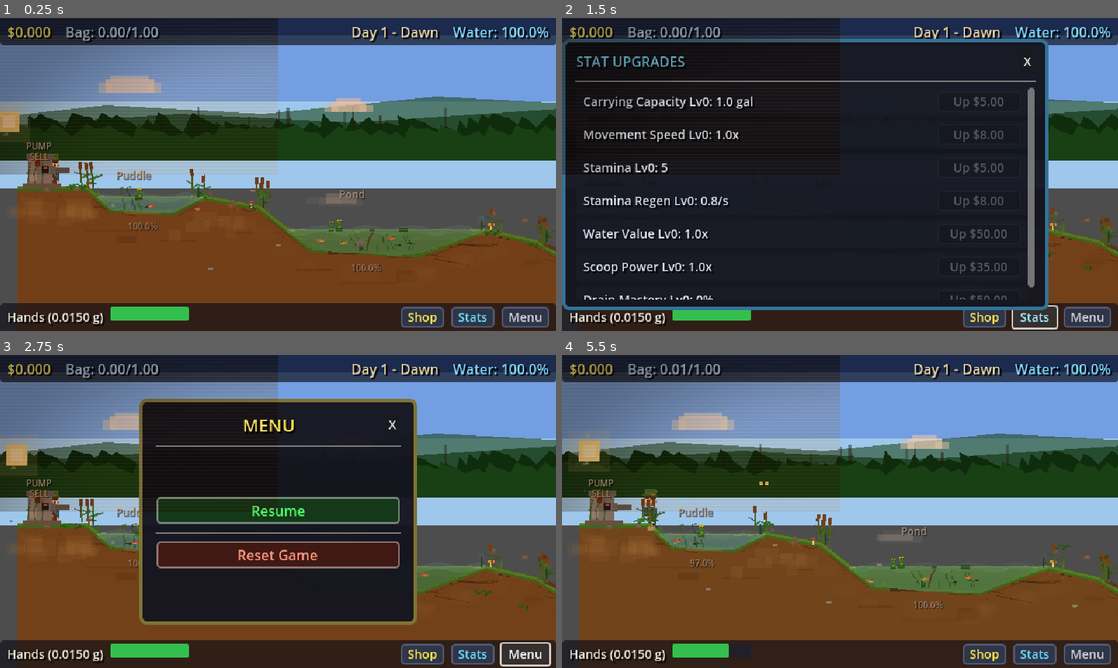
Above: before the commit, frames 1-4 (two rows, left to right).
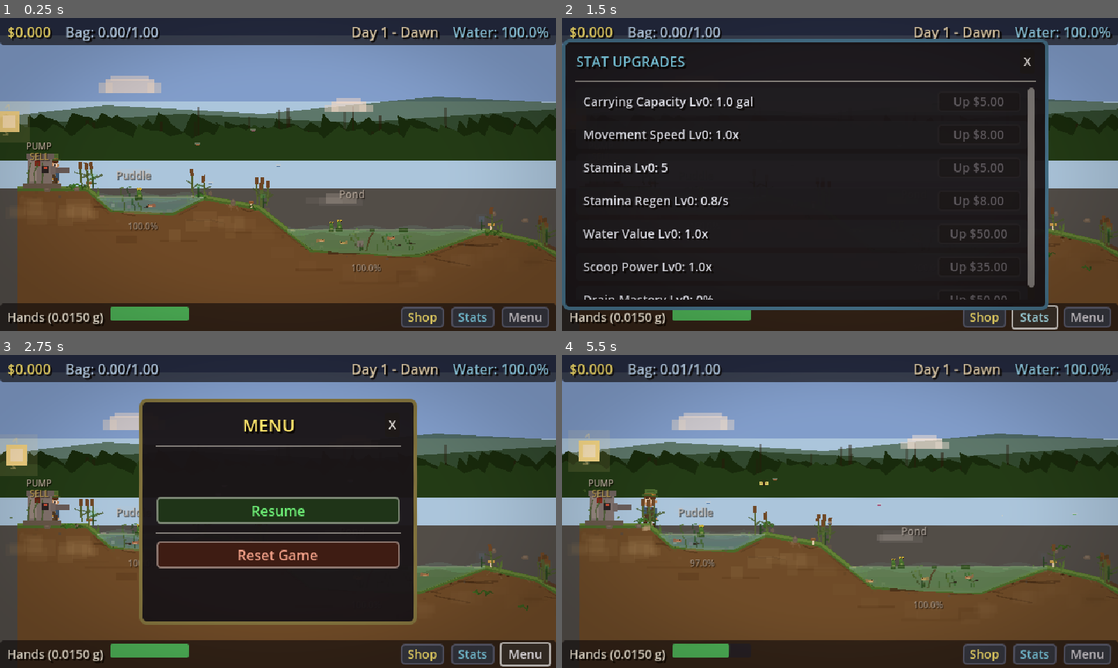
Above: after the commit, the same moments.

Repository: mattmascolo/DrainTheSwamp
Game: Godot game, scene res://scenes/main.tscn
Two runs of this game, one before a commit and one after it. Both use one fixed random seed, a clock stepped at 60 frames per second and the inputs below.
Inputs:
- Up to frame 1 (0.25 s): no input
- Up to frame 2 (1.5 s): click "Shop" at 0.5 s; click "Stats" at 1.25 s
- Up to frame 3 (2.75 s): click "Menu" at 2 s
- Up to frame 4 (5.5 s): click "Resume" at 2.75 s; tap Enter at 3.5 s; hold D (move_right) 3.53-4.25 s; tap Space (scoop) at 3.6, 5.1 s; click "X" at 4.25 s; hold D (move_right) from 5.03 s (still down)

The runs differ from the first frame. In frame 1, 15% of the frame differs, in the area x 0-100%, y 2-99%; in frame 2, 8.0%; in frame 3, 13%; in frame 4, 15%.
Error in both runs: Invalid call. Nonexistent function 'get_carrying_capacity' in base 'Node (game_manager.gd)'. (res://scripts/player/player.gd:193)

Commit message:
Fix viewport mismatch bugs, brighten daytime, fix player legs and flying creatures
Post-process rect and lightning rect were 320x180 in a 640x360 viewport,
causing a visible tinted box in the top-left quadrant. All viewport-dependent
sizes now use get_viewport_rect().size. Disabled scanlines, reduced vignette,
and brightened dawn/sunrise/sunset cycle colors. Fixed player legs overlapping
(both positioned at x=0 instead of their proper offsets). Clamped dragonflies,
fireflies, and leaves to stay above terrain surface.

Co-Authored-By: Claude Opus 4.6 <noreply@anthropic.com>

Diff:
--- a/scripts/game_world.gd
+++ b/scripts/game_world.gd
@@ -926,7 +926,7 @@
 		fly.color = Color(0.8, 1.0, 0.3, 0.0)
 		fly.z_index = 6
 		var base_x: float = randf_range(50, 1870)
-		var base_y: float = randf_range(80, 260)
+		var base_y: float = minf(randf_range(60, 130), _get_terrain_y_at(base_x) - 15.0)
 		fly.position = Vector2(base_x, base_y)
 		add_child(fly)
 		# Additive glow pool under each firefly
@@ -1344,7 +1344,7 @@
 		wing_r.color = Color(0.8, 0.9, 1.0, 0.4)
 		df.add_child(wing_r)
 		var base_x: float = randf_range(80, 1840)
-		var base_y: float = randf_range(100, 240)
+		var base_y: float = minf(randf_range(60, 130), _get_terrain_y_at(base_x) - 20.0)
 		df.position = Vector2(base_x, base_y)
 		dragonflies.append({
 			"node": df,
@@ -1918,7 +1918,9 @@
 		if x >= terrain_points[i].x and x <= terrain_points[i + 1].x:
 			var t: float = (x - terrain_points[i].x) / (terrain_points[i + 1].x - terrain_points[i].x + 0.001)
 			return lerpf(terrain_points[i].y, terrain_points[i + 1].y, t)
-	return -1.0
+	if x < terrain_points[0].x:
+		return terrain_points[0].y
+	return terrain_points[terrain_points.size() - 1].y
 
 # --- Unique Pool Features ---
 func _build_pool_features() -> void:
@@ -2951,9 +2953,10 @@
 	rain_particles.emitting = false
 	rain_particles.amount = 200
 	rain_particles.lifetime = 0.5
-	rain_particles.position = Vector2(160, -10)
+	var weather_vp := get_viewport_rect().size
+	rain_particles.position = Vector2(weather_vp.x / 2.0, -10)
 	rain_particles.emission_shape = CPUParticles2D.EMISSION_SHAPE_RECTANGLE
-	rain_particles.emission_rect_extents = Vector2(200, 4)
+	rain_particles.emission_rect_extents = Vector2(weather_vp.x * 0.55, 4)
 	rain_particles.direction = Vector2(-0.2, 1.0)
 	rain_particles.spread = 8.0
 	rain_particles.initial_velocity_min = 200.0
@@ -2964,7 +2967,7 @@
 	rain_particles.scale_amount_max = 1.2
 	rain_layer.add_child(rain_particles)
 	lightning_rect = ColorRect.new()
-	lightning_rect.size = Vector2(320, 180)
+	lightning_rect.size = weather_vp
 	lightning_rect.color = Color(1, 1, 1, 0)
 	lightning_rect.mouse_filter = Control.MOUSE_FILTER_IGNORE
 	rain_layer.add_child(lightning_rect)
@@ -3285,7 +3288,8 @@
 	post_process_layer.layer = 100
 	add_child(post_process_layer)
 	post_process_rect = ColorRect.new()
-	post_process_rect.size = Vector2(320, 180)
+	var vp_size := get_viewport_rect().size
+	post_process_rect.size = vp_size
 	post_process_rect.mouse_filter = Control.MOUSE_FILTER_IGNORE
 	var mat := ShaderMaterial.new()
 	mat.shader = POST_PROCESS_SHADER
@@ -3457,8 +3461,9 @@
 		var aline: Line2D = al["line"]
 		aline.clear_points()
 		if aurora_fade > 0.01:
+			var half_vp: float = get_viewport_rect().size.x / 2.0
 			for s in range(20):
-				var ax: float = cam_x_au - 180.0 + s * 20.0
+				var ax: float = cam_x_au - half_vp + s * (half_vp * 2.0 / 19.0)
 				var ay: float = al["base_y"] + sin(wave_time * al["speed"] + s * 0.5 + al["phase"]) * 6.0
 				aline.add_point(Vector2(ax, ay))
 			aline.default_color.a = aurora_fade * 0.3
@@ -3565,6 +3570,7 @@
 		var node: ColorRect = fd["node"]
 		var px: float = fd["base_x"] + sin(wave_time * fd["speed_x"] + fd["phase_x"]) * fd["amp_x"]
 		var py: float = fd["base_y"] + sin(wave_time * fd["speed_y"] + fd["phase_y"]) * fd["amp_y"]
+		py = minf(py, _get_terrain_y_at(px) - 10.0)
 		node.position = Vector2(px, py)
 		var glow: float = (sin(wave_time * 1.8 + fd["glow_phase"]) + 1.0) * 0.5
 		var fly_vis: float = fly_alpha * lerpf(0.2, 0.9, glow)
@@ -3586,7 +3592,8 @@
 			continue
 		var node: ColorRect = ld["node"]
 		node.position.x += ld["speed"] * delta
-		node.position.y = ld["base_y"] + sin(wave_time * 1.2 + ld["wobble_phase"]) * ld["wobble_amp"]
+		var leaf_y: float = ld["base_y"] + sin(wave_time * 1.2 + ld["wobble_phase"]) * ld["wobble_amp"]
+		node.position.y = minf(leaf_y, _get_terrain_y_at(node.position.x) - 10.0)
 		node.rotation += delta * 0.8
 		# Fade near end of life
 		var life_frac: float = ld["lifetime"] / ld["max_life"]
@@ -3715,6 +3722,7 @@
 		var dnode: Node2D = dd["node"]
 		var dpx: float = dd["base_x"] + sin(wave_time * dd["speed"] + dd["phase_x"]) * dd["amp_x"]
 		var dpy: float = dd["base_y"] + sin(wave_time * dd["speed"] * 0.7 + dd["phase_y"]) * dd["amp_y"]
+		dpy = minf(dpy, _get_terrain_y_at(dpx) - 15.0)
 		dnode.position = Vector2(dpx, dpy)
 		dnode.modulate.a = df_alpha
 		# Wing flap
@@ -4137,12 +4145,12 @@
 			ct.rotation = sway
 
 func _get_cycle_color(t: float) -> Color:
-	var pre_dawn := Color(0.35, 0.3, 0.55)
-	var dawn := Color(1.0, 0.65, 0.45)
-	var sunrise := Color(1.0, 0.85, 0.7)
+	var pre_dawn := Color(0.5, 0.45, 0.65)
+	var dawn := Color(1.0, 0.8, 0.65)
+	var sunrise := Color(1.0, 0.92, 0.85)
 	var noon := Color(1.0, 1.0, 1.0)
-	var golden_hour := Color(1.0, 0.82, 0.55)
-	var sunset := Color(0.95, 0.5, 0.35)
+	var golden_hour := Color(1.0, 0.85, 0.6)
+	var sunset := Color(0.95, 0.55, 0.4)
 	var dusk := Color(0.65, 0.35, 0.5)
 	var night := Color(0.28, 0.32, 0.58)
 
--- a/scripts/player/player.gd
+++ b/scripts/player/player.gd
@@ -103,21 +103,21 @@
 		var leg_y: float = walk_sin * 3.5
 		var leg_x: float = walk_sin * 2.0
 		boot_left.position.y = -8.0 + leg_y
-		boot_left.position.x = leg_x
+		boot_left.position.x = -6.0 + leg_x
 		boot_right.position.y = -8.0 - leg_y
-		boot_right.position.x = -leg_x
+		boot_right.position.x = 1.0 - leg_x
 		boot_sole_left.position.y = -2.0 + leg_y
-		boot_sole_left.position.x = leg_x
+		boot_sole_left.position.x = -7.0 + leg_x
 		boot_sole_right.position.y = -2.0 - leg_y
-		boot_sole_right.position.x = -leg_x
+		boot_sole_right.position.x = 1.0 - leg_x
 		boot_lace_left.position.y = -6.0 + leg_y
-		boot_lace_left.position.x = leg_x
+		boot_lace_left.position.x = -5.0 + leg_x
 		boot_lace_right.position.y = -6.0 - leg_y
-		boot_lace_right.position.x = -leg_x
+		boot_lace_right.position.x = 2.0 - leg_x
 		pants_left.position.y = -14.0 + leg_y * 0.5
-		pants_left.position.x = leg_x * 0.5
+		pants_left.position.x = -6.0 + leg_x * 0.5
 		pants_right.position.y = -14.0 - leg_y * 0.5
-		pants_right.position.x = -leg_x * 0.5
+		pants_right.position.x = 1.0 - leg_x * 0.5
 
 		# Both arms swing (opposite to their respective legs)
 		var arm_left_offset: float = sin(walk_time) * 2.5
@@ -145,14 +145,14 @@
 		visual.position.y = breath
 		visual.scale.y = 1.0
 		visual.rotation = 0.0
-		boot_left.position = Vector2(0.0, -8.0)
-		boot_right.position = Vector2(0.0, -8.0)
-		boot_sole_left.position = Vector2(0.0, -2.0)
-		boot_sole_right.position = Vector2(0.0, -2.0)
-		boot_lace_left.position = Vector2(0.0, -6.0)
-		boot_lace_right.position = Vector2(0.0, -6.0)
-		pants_left.position = Vector2(0.0, -14.0)
-		pants_right.position = Vector2(0.0, -14.0)
+		boot_left.position = Vector2(-6.0, -8.0)
+		boot_right.position = Vector2(1.0, -8.0)
+		boot_sole_left.position = Vector2(-7.0, -2.0)
+		boot_sole_right.position = Vector2(1.0, -2.0)
+		boot_lace_left.position = Vector2(-5.0, -6.0)
+		boot_lace_right.position = Vector2(2.0, -6.0)
+		pants_left.position = Vector2(-6.0, -14.0)
+		pants_right.position = Vector2(1.0, -14.0)
 		arm_left.position.y = -24.0
 		hand_left.position.y = -13.0
 		arm_right.position.y = -24.0
--- a/scripts/ui/pump_panel.gd
+++ b/scripts/ui/pump_panel.gd
@@ -26,17 +26,19 @@
 	_refresh_cooldown = 0.0
 	_refresh()
 	# Slide in from right (Phase 10a)
-	position.x = 320
+	var vp_w: float = get_viewport_rect().size.x
+	position.x = vp_w
 	var tw := create_tween()
 	tw.set_ease(Tween.EASE_OUT)
 	tw.set_trans(Tween.TRANS_CUBIC)
 	tw.tween_property(self, "position:x", 0.0, 0.2)
 
 func close() -> void:
+	var vp_w: float = get_viewport_rect().size.x
 	var tw := create_tween()
 	tw.set_ease(Tween.EASE_IN)
 	tw.set_trans(Tween.TRANS_CUBIC)
-	tw.tween_property(self, "position:x", 320.0, 0.15)
+	tw.tween_property(self, "position:x", vp_w, 0.15)
 	tw.tween_callback(func() -> void: visible = false)
 
 func _refresh() -> void:
--- a/scripts/ui/shop_panel.gd
+++ b/scripts/ui/shop_panel.gd
@@ -29,17 +29,19 @@
 	_refresh_cooldown = 0.0
 	_refresh()
 	# Slide in from right (Phase 10a)
-	position.x = 320
+	var vp_w: float = get_viewport_rect().size.x
+	position.x = vp_w
 	var tw := create_tween()
 	tw.set_ease(Tween.EASE_OUT)
 	tw.set_trans(Tween.TRANS_CUBIC)
 	tw.tween_property(self, "position:x", 0.0, 0.2)
 
 func close() -> void:
+	var vp_w: float = get_viewport_rect().size.x
 	var tw := create_tween()
 	tw.set_ease(Tween.EASE_IN)
 	tw.set_trans(Tween.TRANS_CUBIC)
-	tw.tween_property(self, "position:x", 320.0, 0.15)
+	tw.tween_property(self, "position:x", vp_w, 0.15)
 	tw.tween_callback(func() -> void: visible = false)
 
 func _refresh() -> void:
--- a/scripts/ui/stat_panel.gd
+++ b/scripts/ui/stat_panel.gd
@@ -26,17 +26,19 @@
 	_refresh_cooldown = 0.0
 	_refresh()
 	# Slide in from left (Phase 10a)
-	position.x = -320
+	var vp_w: float = get_viewport_rect().size.x
+	position.x = -vp_w
 	var tw := create_tween()
 	tw.set_ease(Tween.EASE_OUT)
 	tw.set_trans(Tween.TRANS_CUBIC)
 	tw.tween_property(self, "position:x", 0.0, 0.2)
 
 func close() -> void:
+	var vp_w: float = get_viewport_rect().size.x
 	var tw := create_tween()
 	tw.set_ease(Tween.EASE_IN)
 	tw.set_trans(Tween.TRANS_CUBIC)
-	tw.tween_property(self, "position:x", -320.0, 0.15)
+	tw.tween_property(self, "position:x", -vp_w, 0.15)
 	tw.tween_callback(func() -> void: visible = false)
 
 func _refresh() -> void:
--- a/shaders/post_process.gdshader
+++ b/shaders/post_process.gdshader
@@ -2,8 +2,8 @@
 
 uniform sampler2D screen_texture : hint_screen_texture, repeat_disable, filter_nearest;
 uniform float time = 0.0;
-uniform float scanline_strength : hint_range(0.0, 0.3) = 0.06;
-uniform float vignette_strength : hint_range(0.0, 1.0) = 0.3;
+uniform float scanline_strength : hint_range(0.0, 0.3) = 0.0;
+uniform float vignette_strength : hint_range(0.0, 1.0) = 0.15;
 uniform float saturation : hint_range(0.0, 1.5) = 1.0;
 uniform float heat_shimmer_strength : hint_range(0.0, 1.0) = 0.0;
 uniform float warmth : hint_range(-0.1, 0.1) = 0.0;
Not shown, added: docs/plans/caves-v1.md
